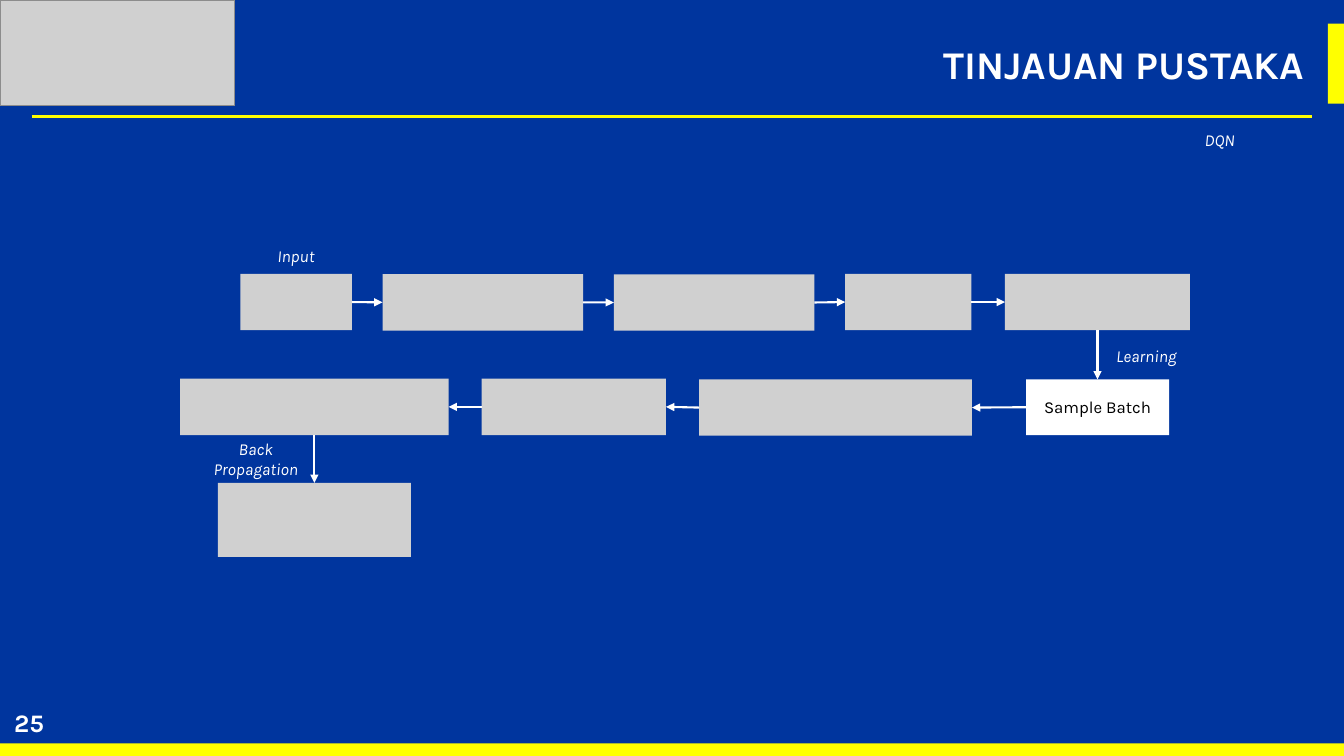
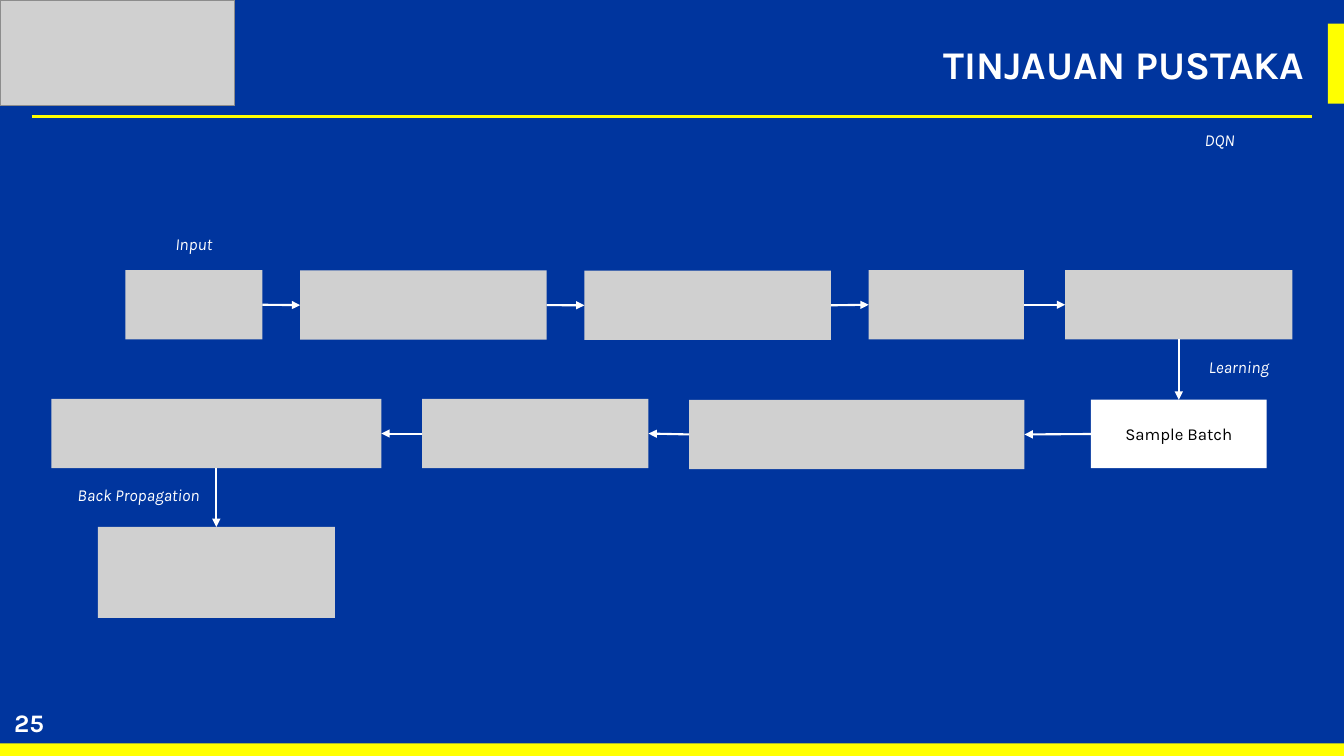
Before and after one commit to MonsieurCoffee/Thesis, a slide deck: slide 25 of Documents/ppt_sidang.pptx. Drawn at 1344x756 pixels with LibreOffice and Linux fonts; fonts in the diff are those of the drawing; grey boxes stand for pictures. Boxes give left, top, right and bottom in pixels: in the first picture for what was removed or moved away, otherwise in the second. Text is boxed around its words. In the diff, an @@ line names an element or a change of style, - is before the commit and + after.

```diff
--- a/Documents/ppt_sidang.pptx
+++ b/Documents/ppt_sidang.pptx
@@ text "Input": place and size @@
-text "Input" at (277,251,314,266)
+text "Input" at (175,239,212,254)
@@ picture: place and size @@
-picture at (240,274,352,331)
+picture at (125,270,262,340)
@@ picture: place and size @@
-picture at (383,274,584,331)
+picture at (300,270,547,340)
@@ picture: place and size @@
-picture at (614,274,815,331)
+picture at (585,271,832,341)
@@ picture: place and size @@
-picture at (845,274,971,331)
+picture at (869,270,1024,340)
@@ picture: place and size @@
-picture at (1005,274,1191,331)
+picture at (1066,270,1294,340)
@@ arrow moved from (352, 302) - (383, 302) to (262, 304) - (300, 306) @@
@@ arrow moved from (584, 302) - (614, 302) to (546, 306) - (585, 306) @@
@@ arrow moved from (815, 302) - (845, 302) to (831, 306) - (869, 304) @@
@@ arrow moved from (972, 302) - (1005, 302) to (1024, 304) - (1066, 304) @@
@@ arrow moved from (1098, 331) - (1098, 379) to (1180, 340) - (1180, 400) @@
@@ text "Learning": place and size @@
-text "Learning" at (1116,350,1176,366)
+text "Learning" at (1209,361,1269,377)
@@ picture: place and size @@
-picture at (180,379,449,436)
+picture at (51,399,381,469)
@@ picture: place and size @@
-picture at (482,379,666,436)
+picture at (422,399,649,469)
@@ picture: place and size @@
-picture at (700,379,973,436)
+picture at (690,400,1025,470)
@@ rectangle "Sample Batch": place and size @@
-rectangle "Sample Batch" at (1026,379,1170,435)
+rectangle "Sample Batch" at (1091,400,1266,469)
@@ arrow moved from (482, 407) - (449, 407) to (422, 434) - (381, 434) @@
@@ arrow moved from (700, 407) - (666, 407) to (690, 435) - (648, 434) @@
@@ arrow moved from (1026, 407) - (972, 407) to (1091, 435) - (1024, 435) @@
@@ arrow moved from (315, 436) - (315, 483) to (217, 468) - (217, 527) @@
@@ text "Back Propagation" rewrapped from (214,443,298,479) to (77,489,199,505) @@
@@ picture: place and size @@
-picture at (218,483,410,557)
+picture at (98,527,335,618)
```
Also in this commit, not shown: 17 other slides changed, 40 other files.
